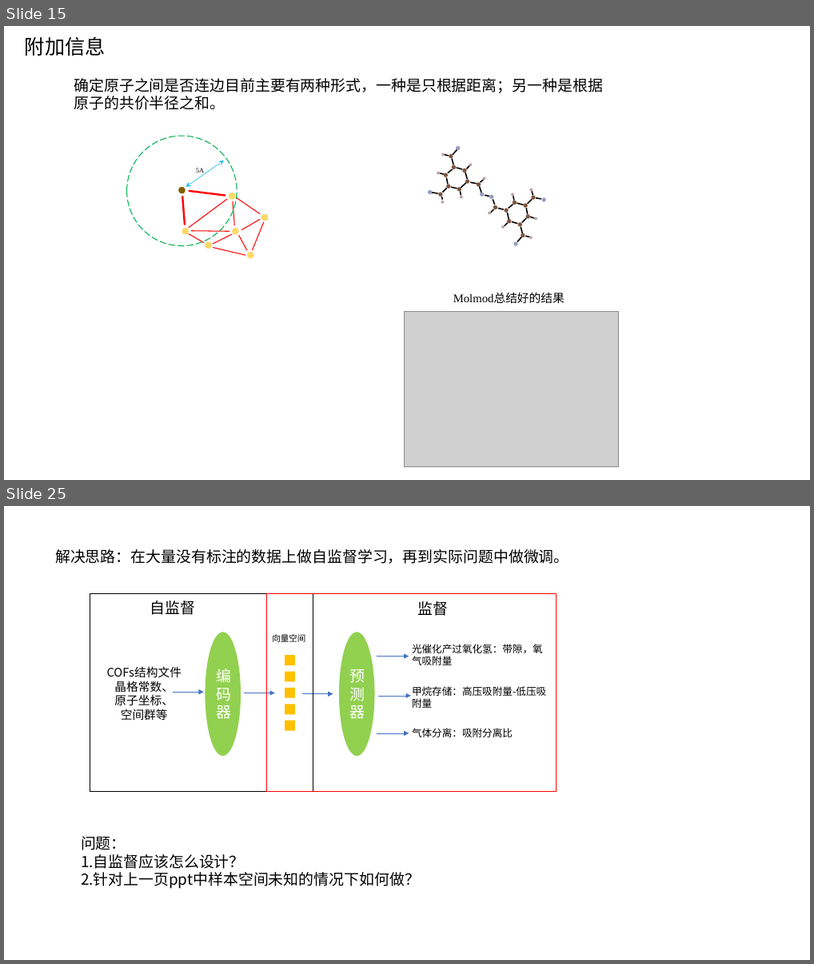
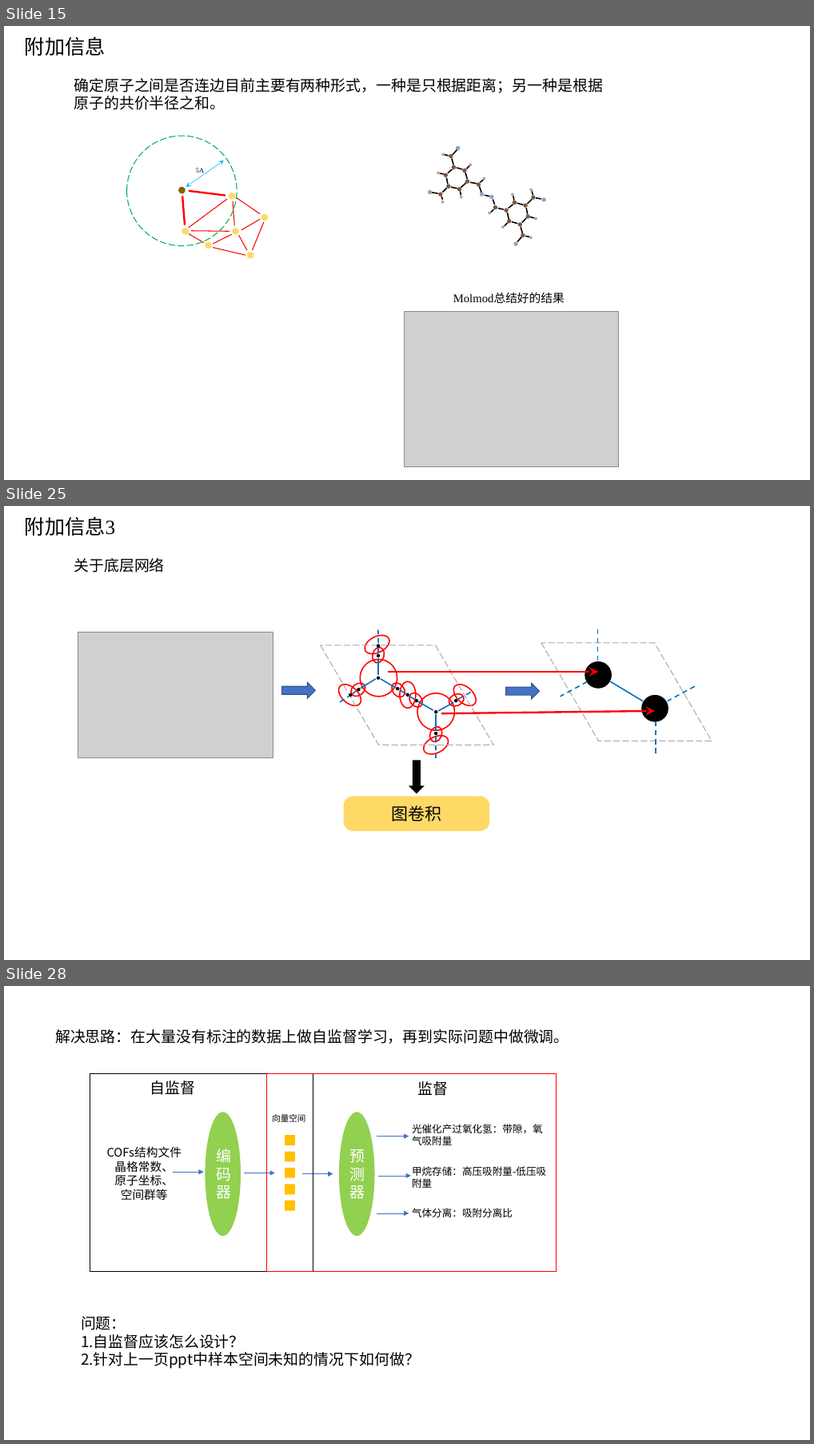
Before and after one commit to TheBestOrNothing-gwh/weekly, a slide deck: COFs属性预测.pptx. Shown one above the other, each under a label of ours: slides 15 and 25 before the commit, slides 15, 25 and 28 after it; the slides between them are not shown. The pictures are 814x964 and 814x1444 pixels, drawn with LibreOffice and Linux fonts; fonts in the diff are those of the drawing; grey boxes stand for pictures. Boxes give left, top, right and bottom in pixels: in the first picture for what was removed or moved away, otherwise in the second. Text is boxed around its words. In the diff, an @@ line names an element or a change of style, - is before the commit and + after.

```diff
--- a/COFs属性预测.pptx
+++ b/COFs属性预测.pptx
@@ slide 25 added at (x1=4, y1=506, x2=810, y2=960), background #FFFFFF @@
@@ text added at (x1=25, y1=516, x2=115, y2=536), 24 pt, text #000000 @@
+附加信息3
@@ text added at (x1=74, y1=558, x2=164, y2=572), 18 pt, text #000000 @@
+关于底层网络
@@ picture added at (x1=78, y1=632, x2=274, y2=758) @@
@@ arrow added from (388, 672) to (598, 672), #FF0000 2.25 pt @@
@@ right arrow added at (x1=282, y1=682, x2=315, y2=698), fill #4472C4, outline #325491 1 pt @@
@@ group added at (x1=320, y1=629, x2=494, y2=758): 24 ellipses, 14 lines, 1 parallelogram @@
@@ right arrow added at (x1=506, y1=683, x2=539, y2=698), fill #4472C4, outline #325491 1 pt @@
@@ group added at (x1=542, y1=629, x2=712, y2=753): 5 lines, 2 ellipses, 1 parallelogram @@
@@ arrow added from (442, 713) to (655, 711), #FF0000 2.25 pt @@
@@ right arrow added at (x1=409, y1=760, x2=425, y2=793), fill #000000 @@
@@ rounded rectangle added at (x1=344, y1=796, x2=490, y2=831), fill #FFD966, 20 pt, text #000000 @@
+图卷积
@@ what was slide 25 is now slide 28 @@
```
Also in this commit, not shown: 9 slides changed, 2 other slides added.
